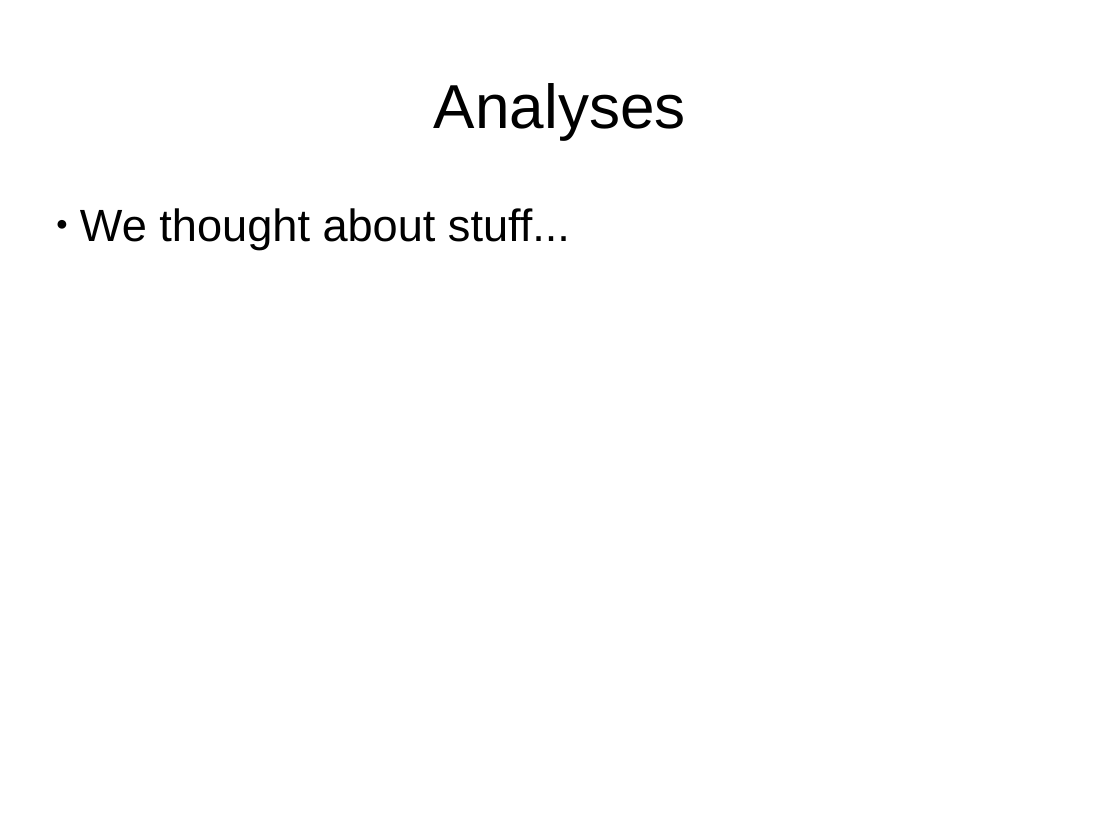
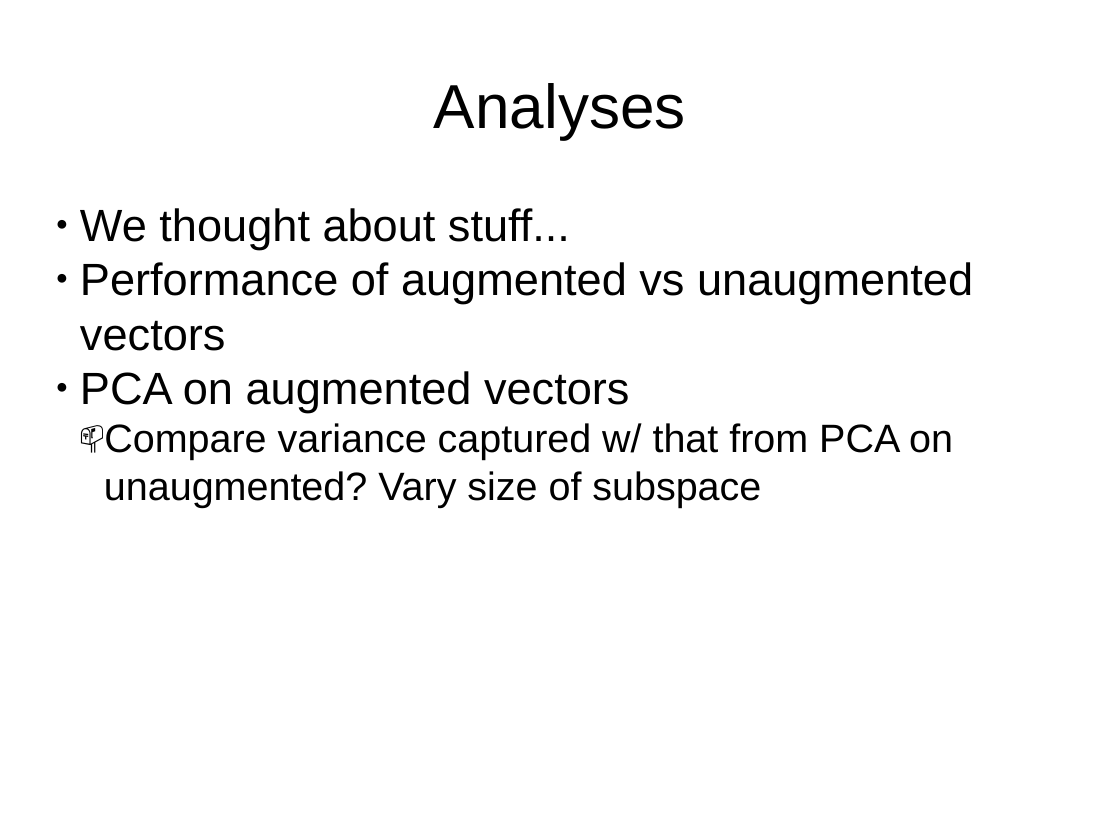
Before and after one commit to ElanHR/deeplearning4j, a slide deck: slide 12 of presentation.pptx (slide 11 before the commit). Drawn at 1120x840 pixels with LibreOffice and Linux fonts; fonts in the diff are those of the drawing. Boxes give left, top, right and bottom in pixels: in the first picture for what was removed or moved away, otherwise in the second. Text is boxed around its words. In the diff, an @@ line names an element or a change of style, - is before the commit and + after.

```diff
--- a/presentation.pptx
+++ b/presentation.pptx
@@ text at (x1=80, y1=262, x2=973, y2=508): paragraphs added @@
+● Performance of augmented vs unaugmented vectors
+● PCA on augmented vectors
+  📫 Compare variance captured w/ that from PCA on unaugmented? Vary size of subspace
```
Also in this commit, not shown: 2 other slides changed, 2 slides added.
